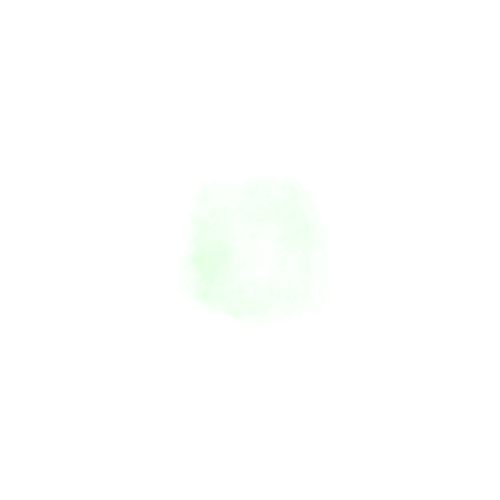
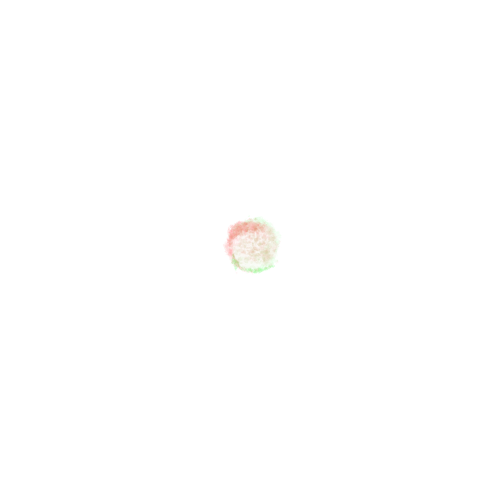
Layers edited between the first and the second w=500, h=500 image:
hid "dust2", painted on it over [177, 174, 331, 329]
showed "glue", painted on it over [177, 174, 331, 329]
